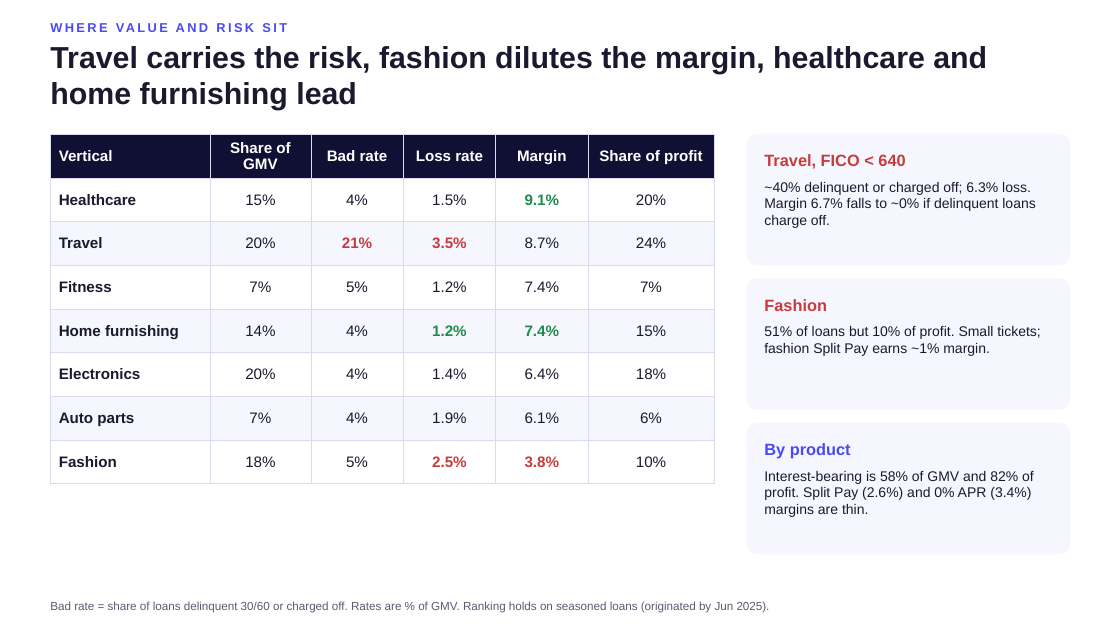
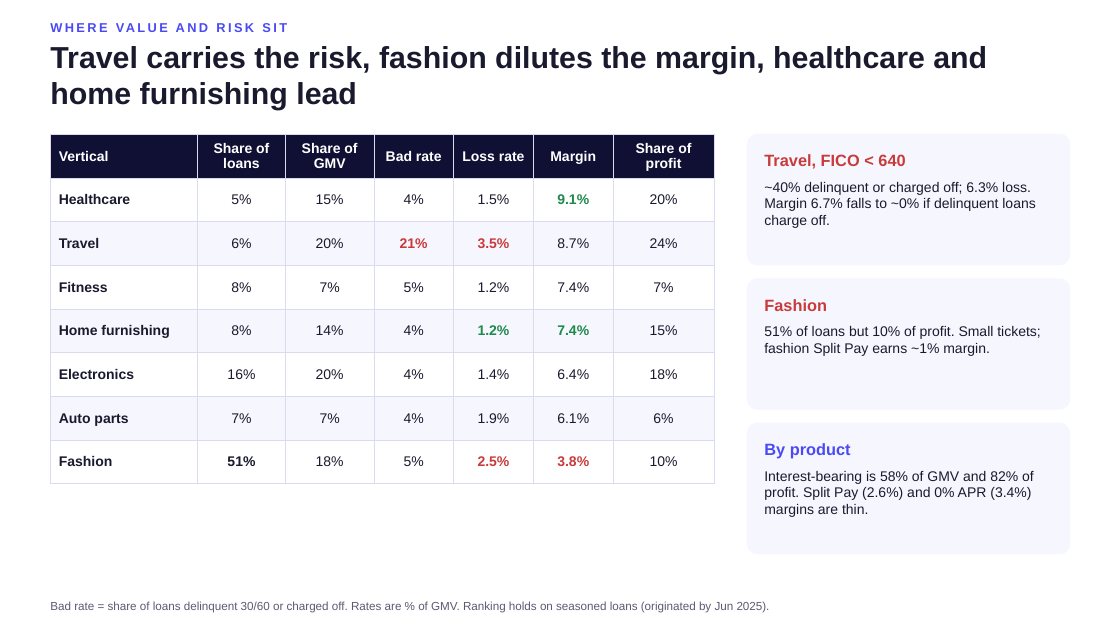
Before and after one commit to BrittanyZ919/Affirm-take-home-assignment, a slide deck: slide 3 of deck/portfolio_recommendation.pptx. Drawn at 1120x630 pixels with LibreOffice and Linux fonts; fonts in the diff are those of the drawing. Boxes give left, top, right and bottom in pixels: in the first picture for what was removed or moved away, otherwise in the second. Text is boxed around its words. In the diff, an @@ line names an element or a change of style, - is before the commit and + after.

```diff
--- a/deck/portfolio_recommendation.pptx
+++ b/deck/portfolio_recommendation.pptx
@@ table at <box>50,134,714,470</box> @@
+column 2: Share of loans | 5% | 6% | 8% | 8% | 16% | 7% | 51%
```
Also in this commit, not shown: 1 other file.
